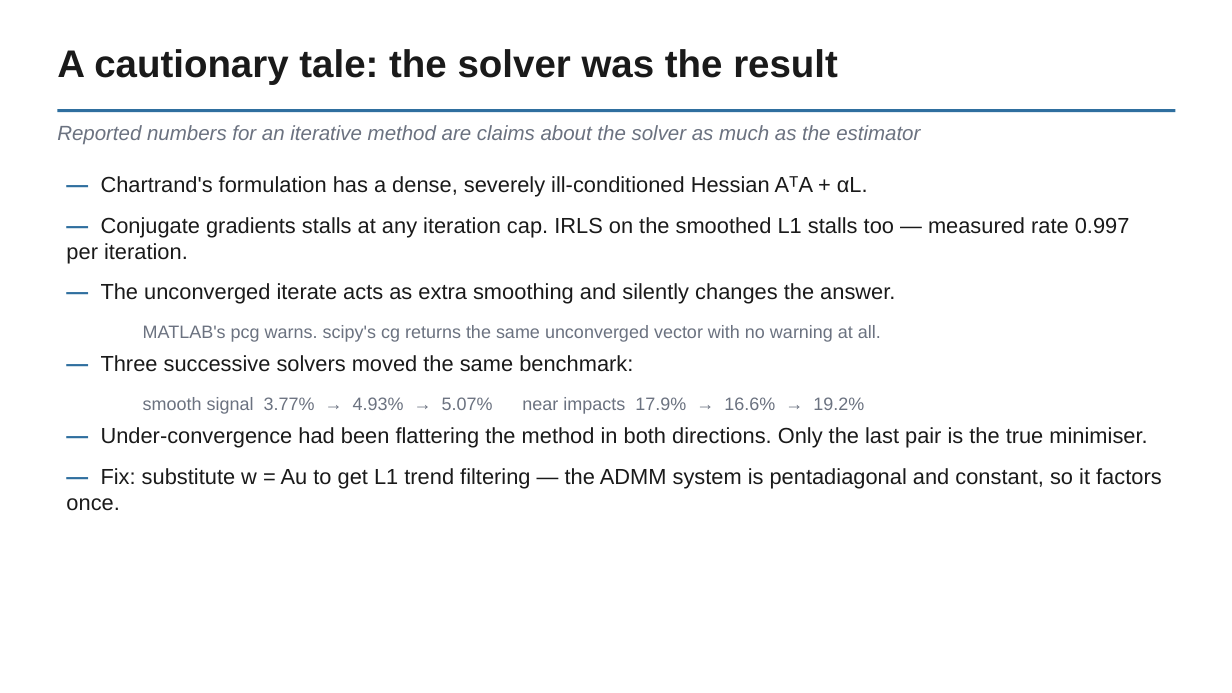
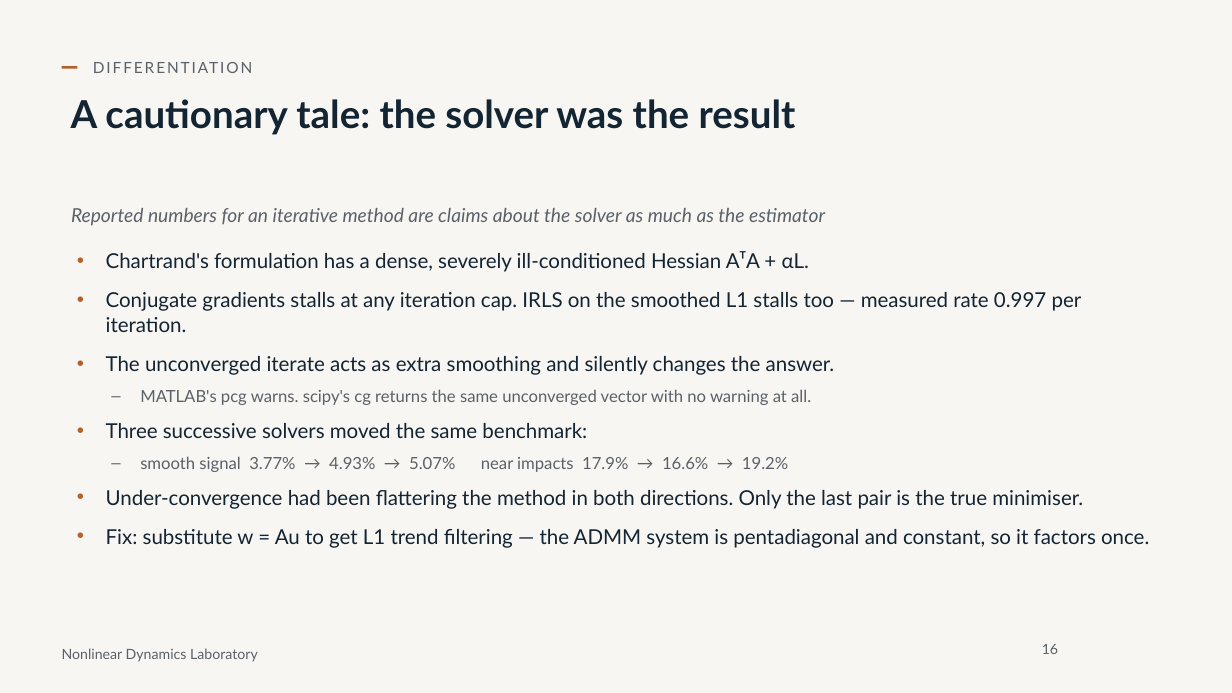
Before and after one commit to nld-uri/kinematics-toolbox, a slide deck: slide 16 of talk/differentiation_integration_talk.pptx (slide 15 before the commit). Drawn at 1232x693 pixels with LibreOffice and Linux fonts; fonts in the diff are those of the drawing; background and template pictures are left out. Boxes give left, top, right and bottom in pixels: in the first picture for what was removed or moved away, otherwise in the second. Text is boxed around its words. In the diff, an @@ line names an element or a change of style, - is before the commit and + after.

```diff
--- a/talk/differentiation_integration_talk.pptx
+++ b/talk/differentiation_integration_talk.pptx
@@ background #FFFFFF to #F7F6F2 @@
@@ text added at bbox=[84, 54, 639, 81], 12 pt, text #5B6168 @@
+DIFFERENTIATION
@@ title "A cautionary tale: the solver ...": place and size @@
-title "A cautionary tale: the solver ..." at bbox=[57, 49, 838, 84]
+title "A cautionary tale: the solver ..." at bbox=[71, 99, 796, 135]
@@ title "A cautionary tale: the solver ..." at bbox=[71, 99, 796, 135]: font Arial to Lato, text colour #1A1A1A to #132433 @@
@@ rectangle added at bbox=[62, 66, 78, 68], fill #B4622A @@
@@ rectangle removed at bbox=[57, 109, 1176, 113] @@
@@ text removed at bbox=[57, 125, 920, 144] @@
-Reported numbers for an iterative method are claims about the solver as much as the estimator
@@ text "Reported numbers for an iterative ...": place and size @@
-text "Reported numbers for an iterative ..." at bbox=[66, 176, 1162, 511]
+text "Reported numbers for an iterative ..." at bbox=[71, 208, 1149, 548]
@@ text at bbox=[71, 208, 1082, 375]: text changed; size 17 to 16 pt; font Arial to Lato; text colour #1A1A1A to #132433 @@
-— Chartrand's formulation has a dense, severely ill-conditioned Hessian AᵀA + αL.
-— Conjugate gradients stalls at any iteration cap. IRLS on the smoothed L1 stalls too — measured rate 0.997 per iteration.
-— The unconverged iterate acts as extra smoothing and silently changes the answer.
+Reported numbers for an iterative method are claims about the solver as much as the estimator
+• Chartrand's formulation has a dense, severely ill-conditioned Hessian AᵀA + αL.
+• Conjugate gradients stalls at any iteration cap. IRLS on the smoothed L1 stalls too — measured rate 0.997 per iteration.
+• The unconverged iterate acts as extra smoothing and silently changes the answer.
@@ text at bbox=[140, 389, 811, 472]: size 14 to 13 pt, font Arial to Lato, text colour #6B7280 to #5B6168 in "MATLAB's pcg warns. scipy's cg returns the ...", "smooth signal 3.77% → 4.93% → 5.07% ..."; bullet none to –; list level 2 to 1 in "MATLAB's pcg warns. scipy's cg ..."; list level 2 to 1 in "smooth signal 3.77% → 4.93% ..." @@
@@ text at bbox=[106, 423, 587, 438]: text changed; size 17 to 16 pt; font Arial to Lato; text colour #1A1A1A to #132433 @@
-— Three successive solvers moved the same benchmark:
+• Three successive solvers moved the same benchmark:
@@ text at bbox=[106, 490, 1149, 548]: text changed; size 17 to 16 pt; font Arial to Lato; text colour #1A1A1A to #132433 @@
-— Under-convergence had been flattering the method in both directions. Only the last pair is the true minimiser.
-— Fix: substitute w = Au to get L1 trend filtering — the ADMM system is pentadiagonal and constant, so it factors once.
+• Under-convergence had been flattering the method in both directions. Only the last pair is the true minimiser.
+• Fix: substitute w = Au to get L1 trend filtering — the ADMM system is pentadiagonal and constant, so it factors once.
@@ text added at bbox=[62, 648, 258, 662], 11 pt, text #5B6168 @@
+Nonlinear Dynamics Laboratory
@@ page number added at bbox=[1042, 644, 1058, 654], 11 pt, text #5B6168 @@
+16
```
Also in this commit, not shown: 23 other slides changed, 16 slides added, 2 slides removed, 28 other files.
